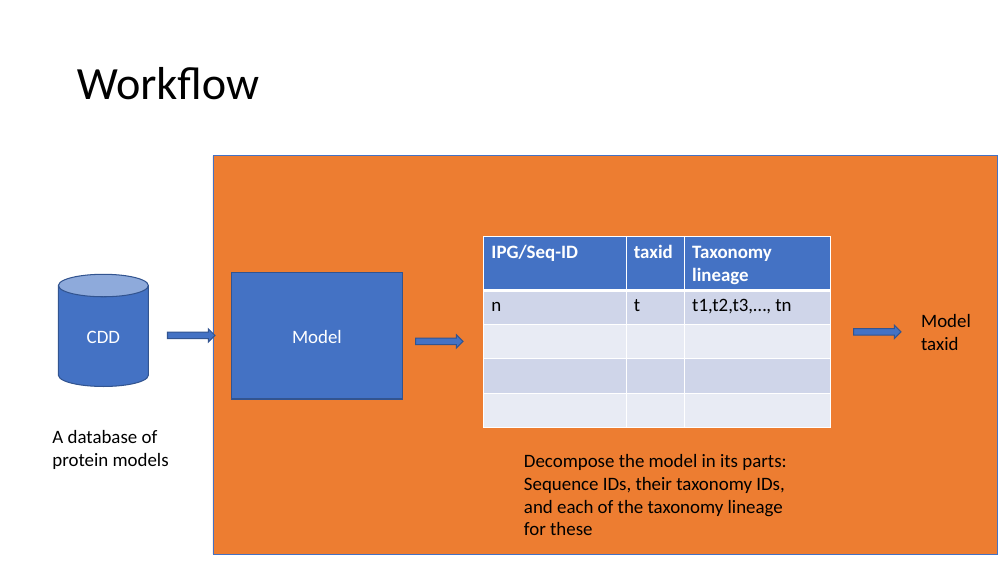
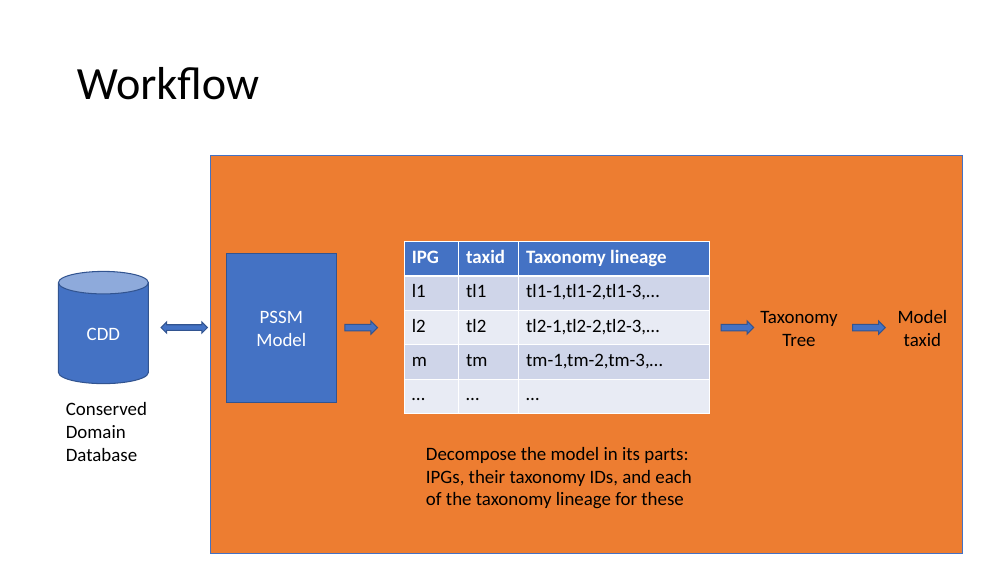
Before and after one commit to NCBI-Codeathons/Taxonomy-specific-RPS-BLAST-part-I, a slide deck: slide 3 of Presentation/Taxonomy-specific RPS-BLAST.pptx (slide 4 before the commit). Drawn at 1008x567 pixels with LibreOffice and Linux fonts; fonts in the diff are those of the drawing. Boxes give left, top, right and bottom in pixels: in the first picture for what was removed or moved away, otherwise in the second. Text is boxed around its words. In the diff, an @@ line names an element or a change of style, - is before the commit and + after.

Commit message:
updated ppt

```diff
--- a/Presentation/Taxonomy-specific RPS-BLAST.pptx
+++ b/Presentation/Taxonomy-specific RPS-BLAST.pptx
@@ rectangle: place and size @@
-rectangle at (212,156,997,554)
+rectangle at (210,155,963,554)
@@ rectangle "PSSM Model": place and size @@
-rectangle "PSSM Model" at (231,272,403,399)
+rectangle "PSSM Model" at (227,253,337,402)
@@ table at (405,242,710,414) @@
-row 1, column 1: IPG/Seq-ID
+row 1, column 1: IPG
-row 2: n | t | t1,t2,t3,…, tn
+row 2: l1 | tl1 | tl1-1,tl1-2,tl1-3,…
-row 3:  |  | 
+row 3: l2 | tl2 | tl2-1,tl2-2,tl2-3,…
-row 4:  |  | 
+row 4: m | tm | tm-1,tm-2,tm-3,…
-row 5:  |  | 
+row 5: … | … | …
@@ table: place and size @@
-table at (484,237,830,427)
+table at (405,242,710,414)
@@ left right arrow: place and size @@
-left right arrow at (168,329,216,342)
+left right arrow at (161,322,207,333)
@@ left right arrow at (161,322,207,333): right arrow to left right arrow @@
@@ text in rectangle at (256,310,306,346): text changed @@
-Model
+PSSM Model
@@ right arrow: place and size @@
-right arrow at (416,335,464,348)
+right arrow at (345,321,377,334)
@@ right arrow added at (721,321,754,334), fill #4472C4, outline #325491 1 pt @@
@@ text added at (760,311,837,346), 18 pt, text #000000 @@
+Taxonomy
+Tree
@@ right arrow: place and size @@
-right arrow at (854,325,901,338)
+right arrow at (853,321,885,334)
@@ text "Model": place and size @@
-text "Model" at (921,314,971,350)
+text "Model" at (898,310,948,346)
@@ text "Model" at (898,310,948,346): alignment left to centre @@
@@ text at (66,402,147,461): text changed @@
-A database of protein models
+Conserved Domain Database
@@ text "Decompose the model in its ...": place and size @@
-text "Decompose the model in its ..." at (524,454,786,535)
+text "Decompose the model in its ..." at (426,447,691,509)
@@ text at (426,470,691,509): text changed @@
-Sequence IDs, their taxonomy IDs, and each of the taxonomy lineage for these
+IPGs, their taxonomy IDs, and each of the taxonomy lineage for these
```
Also in this commit, not shown: 3 other slides changed, 4 slides added, 1 slide removed.
